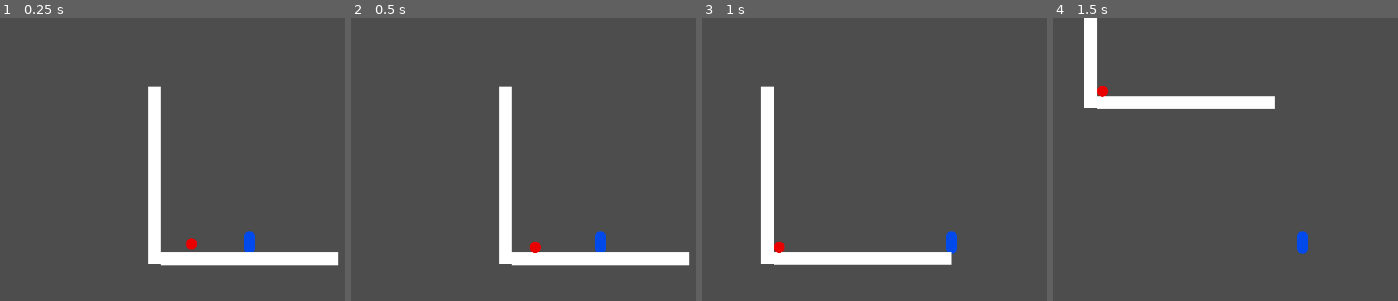
Above: before the commit, frames 1-4 (left to right).
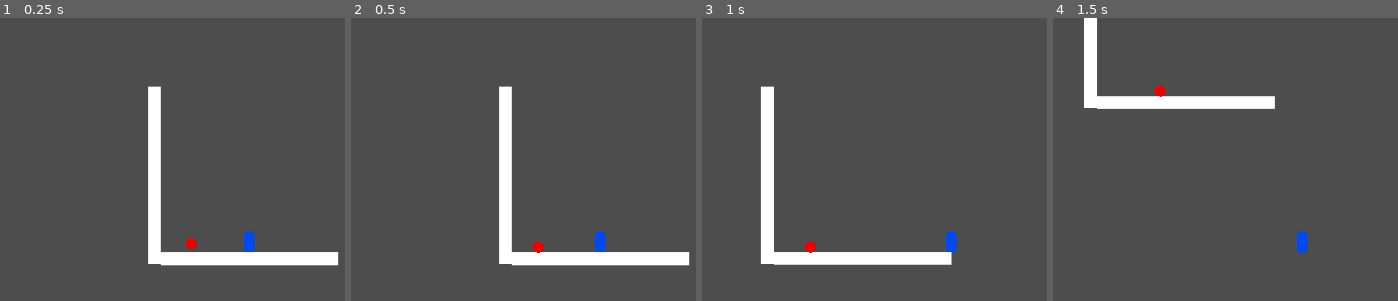
Above: after the commit, the same moments.

Repository: catloaf2048/TavernJam
Game: Godot game, scene res://Assets/Scene/Test.tscn
Same seed, same stepped clock (60 frames per second), same inputs: the game is played once before the commit and once after it.
Inputs (mouse positions are in pixels of both pictures, inside the frame that each line leads up to):
- Up to frame 1 (0.25 s): no input
- Up to frame 2 (0.5 s): no input
- Up to frame 3 (1 s): tap Enter (ui_accept) at 0.5, 0.77 s; move the mouse to (outside the picture) at 0.52 s; hold Right (ui_right) from 0.53 s (still down); click (outside the picture) at 0.6 s
- Up to frame 4 (1.5 s): move the mouse to (1142, 264) at 1.27 s; release Right (ui_right) at 1.28 s; hold Left (ui_left) from 1.28 s (still down); click (1142, 264) at 1.35 s

Frame 1 is identical in both runs. In frame 2, less than 0.1% of the frame differs, in the area x 51-57%, y 79-84%; in frame 3, 0.2%; in frame 4, 0.2%, in the area x 12-33%, y 24-28%.

Commit message:
Foe should move properly now.

Diff:
--- a/Assets/Scene/Foe.tscn
+++ b/Assets/Scene/Foe.tscn
@@ -2,6 +2,9 @@
 
 [ext_resource type="Script" uid="uid://bg7xnq7hawmkm" path="res://src/GDScript/SimpleFoe.gd" id="1_kq0i4"]
 [ext_resource type="Script" uid="uid://xdn22mhny8e2" path="res://src/GDScript/Attack.gd" id="2_htcku"]
+
+[sub_resource type="PhysicsMaterial" id="PhysicsMaterial_kq0i4"]
+friction = 0.0
 
 [sub_resource type="CircleShape2D" id="CircleShape2D_kq0i4"]
 radius = 8.0
@@ -20,9 +23,11 @@
 [sub_resource type="RectangleShape2D" id="RectangleShape2D_kq0i4"]
 size = Vector2(40, 10)
 
-[node name="RigidBody2D" type="RigidBody2D" unique_id=1111096365 node_paths=PackedStringArray("wallCheck", "hitbox", "cooldown") groups=["Foe"]]
+[node name="Foe" type="RigidBody2D" unique_id=1111096365 node_paths=PackedStringArray("wallCheck", "hitbox", "cooldown") groups=["Foe"]]
+physics_material_override = SubResource("PhysicsMaterial_kq0i4")
+lock_rotation = true
 script = ExtResource("1_kq0i4")
-wallCheck = NodePath("Attack")
+wallCheck = NodePath("WallCheck")
 hitbox = NodePath("Attack")
 cooldown = NodePath("atkCD")
 
@@ -51,3 +56,8 @@
 process_callback = 0
 wait_time = 1.152
 autostart = true
+
+[node name="WallCheck" type="Area2D" parent="." unique_id=1712745989]
+
+[node name="CollisionShape2D" type="CollisionShape2D" parent="WallCheck" unique_id=932176584]
+shape = SubResource("RectangleShape2D_kq0i4")
--- a/src/GDScript/SimpleFoe.gd
+++ b/src/GDScript/SimpleFoe.gd
@@ -14,6 +14,7 @@
 	var atk:Callable = func (): add_child(hitbox);
 
 	wallCheck.area_entered.connect(wallHit);
+	wallCheck.body_entered.connect(wallHit);
 	hitbox.area_entered.connect(hitboxHit);
 	cooldown.timeout.connect(atk);
 	pass # Replace with function body.
@@ -27,11 +28,11 @@
 	pass;
 
 func wallHit(thing:Node2D) -> void:
-	direction *= -1;
+	if(thing.is_in_group(TagList.Tags[TagList.ColliderTag.Ground])): direction *= -1;
 	pass;
 
 func hitboxHit(thing:Node2D) -> void:
-	if(thing.is_in_group('Player')):
+	if(thing.is_in_group(TagList.Tags[TagList.ColliderTag.Player])):
 		# nice thing about python like languages, i can just call random bunk and it wont yell at me.
 		thing.Damage();
 	pass;
